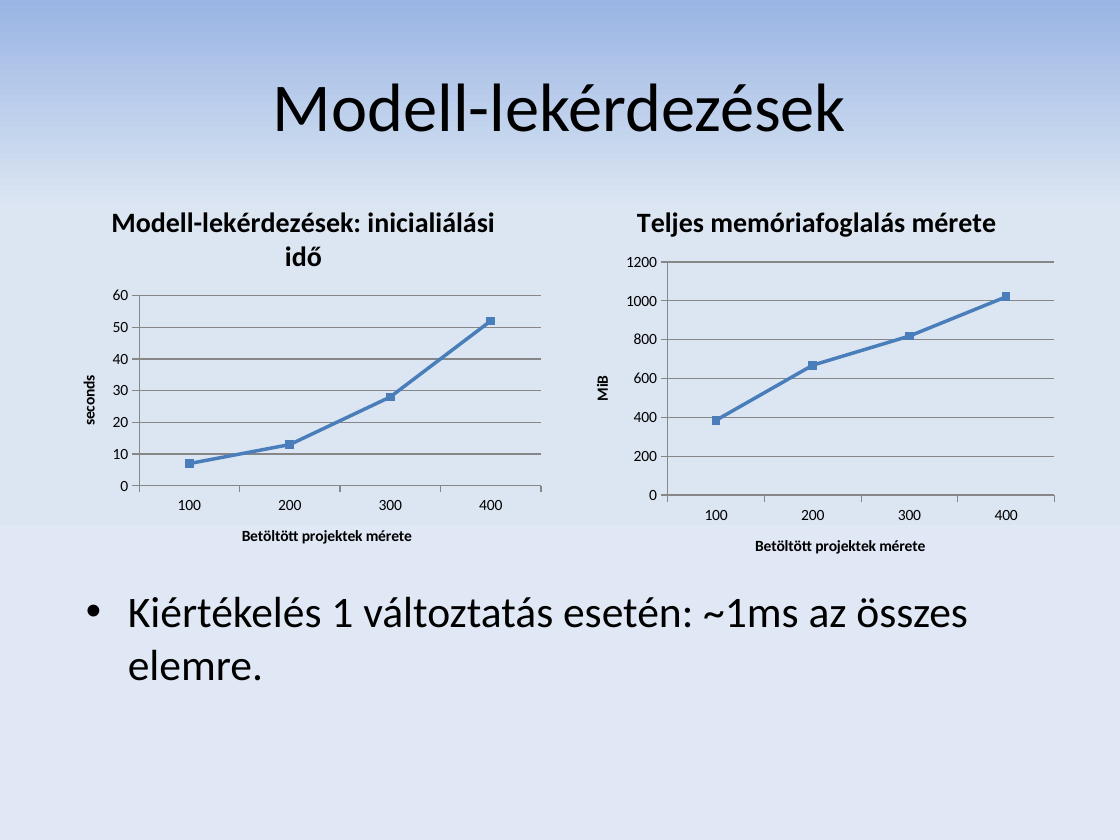
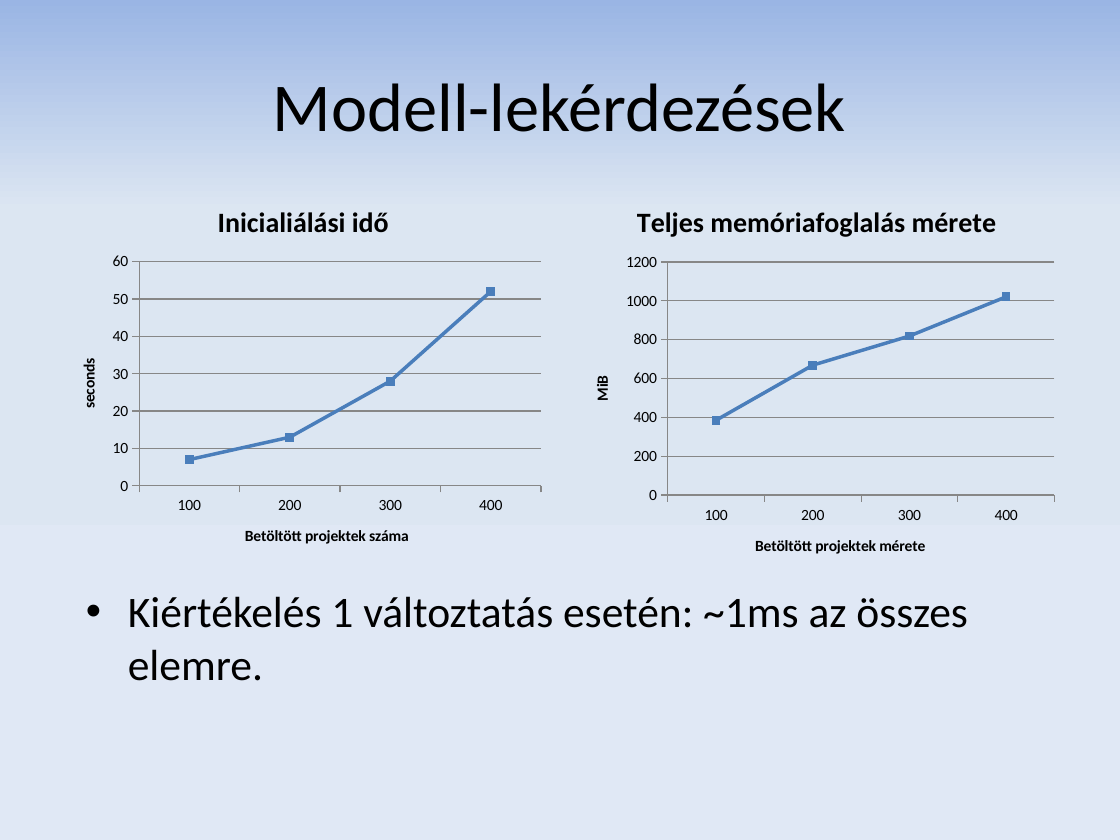
Before and after one commit to donat/incquery-deps, a slide deck: slide 16 of incquery-deps-documentation/presentation/tdk_pres_hu_v2.pptx (slide 15 before the commit). Drawn at 1120x840 pixels with LibreOffice and Linux fonts; fonts in the diff are those of the drawing. Boxes give left, top, right and bottom in pixels: in the first picture for what was removed or moved away, otherwise in the second. Text is boxed around its words. In the diff, an @@ line names an element or a change of style, - is before the commit and + after.

```diff
--- a/incquery-deps-documentation/presentation/tdk_pres_hu_v2.pptx
+++ b/incquery-deps-documentation/presentation/tdk_pres_hu_v2.pptx
@@ line chart at <box>56,187,551,570</box> @@
@@ title "Modell-lekérdezések: inicialiálási idő" to "Inicialiálási idő" @@
@@ category axis title "Betöltött projektek mérete" to "Betöltött projektek száma" @@
```
Also in this commit, not shown: 11 other slides changed, 2 slides added, 1 slide removed.
